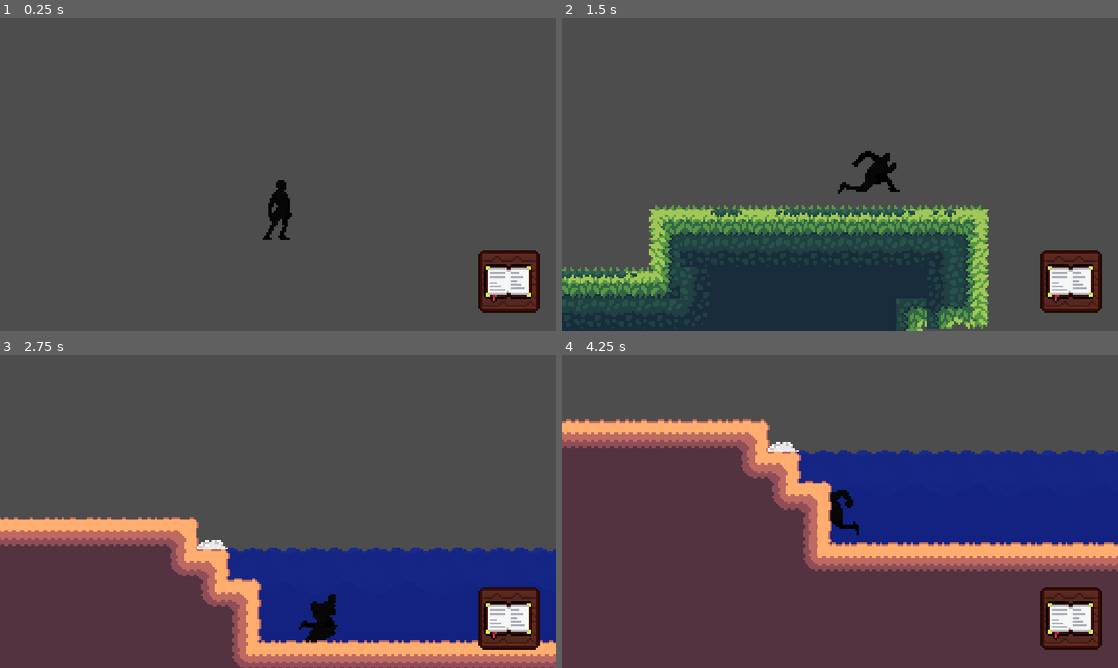
Above: before the commit, frames 1-4 (two rows, left to right).
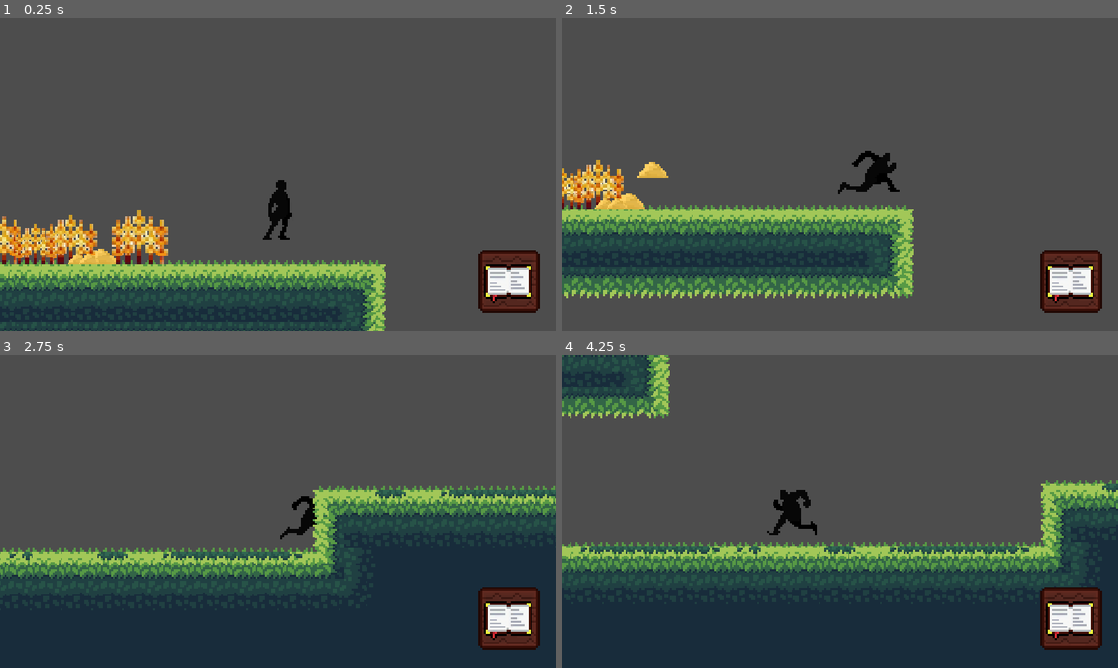
Above: after the commit, the same moments.

Repository: youswiftlmao/sillouette-chef
Game: Godot game, scene res://scenes/game.tscn
Same seed, same stepped clock (60 frames per second), same inputs: the game is played once before the commit and once after it.
Inputs (mouse positions are in pixels of both pictures, inside the frame that each line leads up to):
- Up to frame 1 (0.25 s): no input
- Up to frame 2 (1.5 s): click (701, 187) at 0.52 s; tap Enter at 1.25 s; hold D (right) from 1.28 s (still down); tap Alt at 1.35 s
- Up to frame 3 (2.75 s): keep holding D (right); tap W (jump) at 1.52, 2.27 s; tap Shift at 2.1 s
- Up to frame 4 (4.25 s): release D (right) at 2.75 s; click (773, 545) at 2.77 s; hold A (left) from 3.53 s (still down); tap Alt at 3.6 s

The runs differ from the first frame. In frame 1, 18% of the frame differs, in the area x 0-70%, y 61-100%; in frame 2, 24%; in frame 3, 48%; in frame 4, 74%, in the area x 0-100%, y 0-100%.

Commit message:
added the wheat pickup and picking up progressions sfx

Diff:
--- a/scenes/game.tscn
+++ b/scenes/game.tscn
@@ -7,6 +7,10 @@
 [ext_resource type="Texture2D" uid="uid://n7tcnf6h84iy" path="res://assets/WATER23.png" id="5_gee14"]
 [ext_resource type="Texture2D" uid="uid://b7to46ii7n5k6" path="res://assets/salt.png" id="6_0tnpc"]
 [ext_resource type="Script" uid="uid://cg3bu5kt4trah" path="res://scripts/salt.gd" id="7_vtaks"]
+[ext_resource type="AudioStream" uid="uid://c5hg3b1e2uewp" path="res://sounds/driken5482-retro-blip-236676.mp3" id="8_gee14"]
+[ext_resource type="Texture2D" uid="uid://bypl22qrjiqxt" path="res://assets/wheat.png" id="9_kvpfn"]
+[ext_resource type="Texture2D" uid="uid://bvnymuj7467jr" path="res://assets/wheatdrop.png" id="10_dinhu"]
+[ext_resource type="Script" uid="uid://c3oime51t7fkk" path="res://scripts/wheat.gd" id="11_kvuet"]
 
 [sub_resource type="TileSetAtlasSource" id="TileSetAtlasSource_lnu2h"]
 texture = ExtResource("2_yqjtg")
@@ -834,10 +838,47 @@
 &"pick": SubResource("Animation_dinhu")
 }
 
+[sub_resource type="Animation" id="Animation_trtic"]
+length = 0.001
+tracks/0/type = "value"
+tracks/0/imported = false
+tracks/0/enabled = true
+tracks/0/path = NodePath(".:position")
+tracks/0/interp = 1
+tracks/0/loop_wrap = true
+tracks/0/keys = {
+"times": PackedFloat32Array(0),
+"transitions": PackedFloat32Array(1),
+"update": 0,
+"values": [Vector2(1985, -254)]
+}
+
+[sub_resource type="Animation" id="Animation_ir15t"]
+resource_name = "click"
+length = 0.25
+tracks/0/type = "value"
+tracks/0/imported = false
+tracks/0/enabled = true
+tracks/0/path = NodePath(".:position")
+tracks/0/interp = 1
+tracks/0/loop_wrap = true
+tracks/0/keys = {
+"times": PackedFloat32Array(0, 0.09827651, 0.11661501, 0.22304197, 0.23333333),
+"transitions": PackedFloat32Array(1, 1, 1, 1, 1),
+"update": 0,
+"values": [Vector2(1985, -254), Vector2(1985, -254), Vector2(1985, -254), Vector2(1985, -254), Vector2(1986, -254)]
+}
+
+[sub_resource type="AnimationLibrary" id="AnimationLibrary_ca42v"]
+_data = {
+&"RESET": SubResource("Animation_trtic"),
+&"click": SubResource("Animation_ir15t")
+}
+
 [node name="game" type="Node2D" unique_id=1023594005]
 
 [node name="thechef" parent="." unique_id=241996407 instance=ExtResource("1_uwrxv")]
-position = Vector2(2401, -228)
+position = Vector2(2072, -263)
 
 [node name="TileMap" type="TileMap" parent="." unique_id=2128948057]
 tile_set = SubResource("TileSet_lbhrr")
@@ -930,5 +971,59 @@
 [node name="AnimationPlayer" type="AnimationPlayer" parent="pickups/salt" unique_id=351555315]
 libraries/ = SubResource("AnimationLibrary_kvuet")
 
+[node name="blip12" type="AudioStreamPlayer2D" parent="pickups" unique_id=1404090897]
+position = Vector2(1839, 389)
+stream = ExtResource("8_gee14")
+volume_db = -8.0
+
+[node name="blip2" type="AudioStreamPlayer2D" parent="pickups" unique_id=788711718]
+position = Vector2(1839, 389)
+stream = ExtResource("8_gee14")
+volume_db = -8.0
+pitch_scale = 1.3
+
+[node name="wheatdecor" type="Sprite2D" parent="pickups" unique_id=889463643]
+position = Vector2(1925, -238)
+texture = ExtResource("9_kvpfn")
+
+[node name="Wheat2" type="Sprite2D" parent="pickups/wheatdecor" unique_id=629278670]
+position = Vector2(22, 4)
+scale = Vector2(0.75, 0.75)
+texture = ExtResource("9_kvpfn")
+
+[node name="Wheat3" type="Sprite2D" parent="pickups/wheatdecor/Wheat2" unique_id=1494230050]
+position = Vector2(24.666748, -3.333252)
+scale = Vector2(1.2083282, 1.2083282)
+texture = ExtResource("9_kvpfn")
+
+[node name="Wheatdrop2" type="Sprite2D" parent="pickups/wheatdecor/Wheat2" unique_id=660977808]
+position = Vector2(28.666748, 8.6666565)
+scale = Vector2(0.9166667, 0.9166667)
+texture = ExtResource("10_dinhu")
+
+[node name="Wheatdrop" type="Sprite2D" parent="pickups/wheatdecor/Wheat2" unique_id=376968450]
+position = Vector2(45.333496, 5.333313)
+scale = Vector2(1.3333334, 1.3333334)
+texture = ExtResource("10_dinhu")
+
+[node name="Wheatdrop3" type="Sprite2D" parent="pickups/wheatdecor/Wheat2" unique_id=496977783]
+position = Vector2(36.666748, 8.6666565)
+scale = Vector2(0.9166667, 0.9166667)
+texture = ExtResource("10_dinhu")
+
+[node name="wheat" type="TextureButton" parent="pickups" unique_id=609008895]
+offset_left = 1985.0
+offset_top = -254.0
+offset_right = 2015.0
+offset_bottom = -222.0
+texture_normal = ExtResource("9_kvpfn")
+ignore_texture_size = true
+script = ExtResource("11_kvuet")
+
+[node name="AnimationPlayer" type="AnimationPlayer" parent="pickups/wheat" unique_id=1781120600]
+libraries/ = SubResource("AnimationLibrary_ca42v")
+
 [connection signal="ITEM2" from="pickups/salt" to="thechef" method="_on_salt_item_2"]
 [connection signal="pressed" from="pickups/salt" to="pickups/salt" method="_on_pressed"]
+[connection signal="ITEM1" from="pickups/wheat" to="thechef" method="_on_wheat_item_1"]
+[connection signal="pressed" from="pickups/wheat" to="pickups/wheat" method="_on_pressed"]
--- a/scripts/player.gd
+++ b/scripts/player.gd
@@ -72,10 +72,15 @@
 	#here under is for items recieved:
 	if gotitem2 == true:
 		$CanvasLayer/inv2/Done2.visible = true
-
+	if gotitem1:
+		$CanvasLayer/inv2/Done.visible = true
 func _on_time_footstep_timer_timeout() -> void:
 	$Footstep.play()
 
 
 func _on_salt_item_2() -> void:
 	gotitem2 = true
+
+
+func _on_wheat_item_1() -> void:
+	gotitem1 = true
--- a/scripts/salt.gd
+++ b/scripts/salt.gd
@@ -6,9 +6,11 @@
 func _physics_process(delta: float) -> void:
 	if clicked >= 3:
 		emit_signal("ITEM2")
+		$"../blip2".play()
 		queue_free()
 
 
 func _on_pressed() -> void:
 	clicked += 1
+	$"../blip12".play()
 	$AnimationPlayer.play("pick")
--- /dev/null
+++ b/scripts/wheat.gd
@@ -0,0 +1,20 @@
+extends TextureButton
+
+
+var clicked = 0
+signal ITEM1
+
+func _physics_process(delta: float) -> void:
+	if clicked >= 3:
+		emit_signal("ITEM1")
+		$"../blip2".play()
+		queue_free()
+	if clicked == 2 :
+		position = Vector2(1996, -238)
+		$".".texture_normal = load("res://assets/wheatdrop.png")
+		custom_minimum_size = Vector2(16, 16)
+		position = Vector2(1996, -238)
+func _on_pressed() -> void:
+	clicked += 1
+	$"../blip12".play()
+	$AnimationPlayer.play("click")
Not shown, added: scripts/wheat.gd.uid
Not shown, added: sounds/driken5482-retro-blip-236676.mp3.import
Not shown, added: sounds/driken5482-retro-blip-236676.mp3
